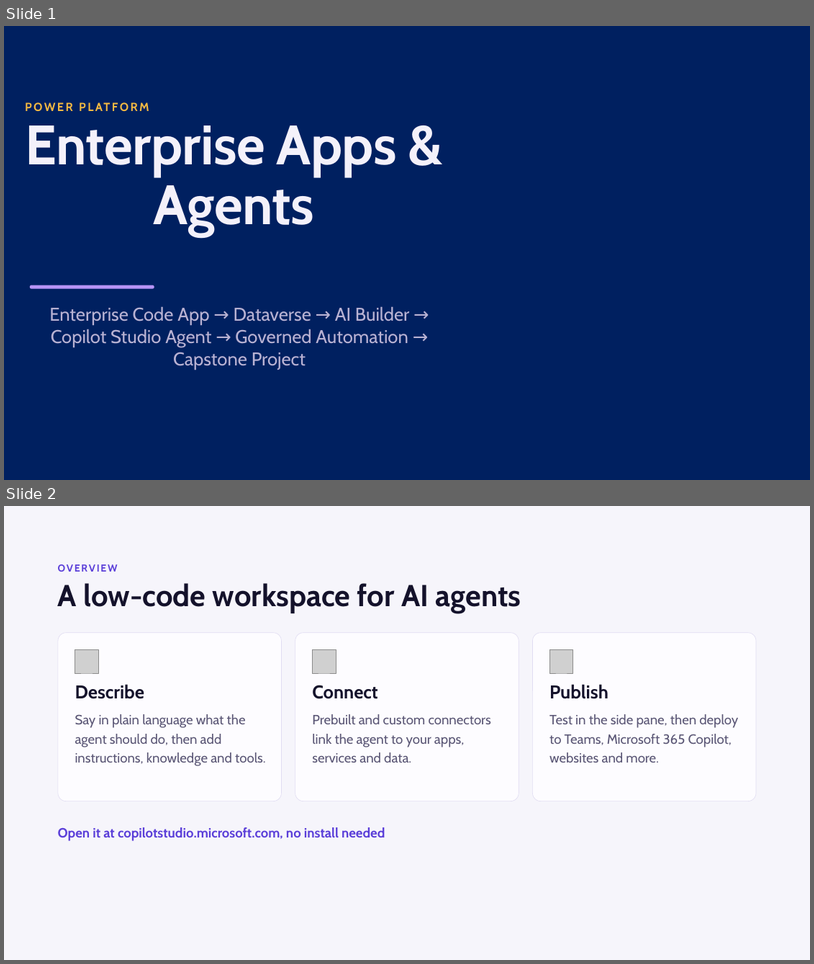
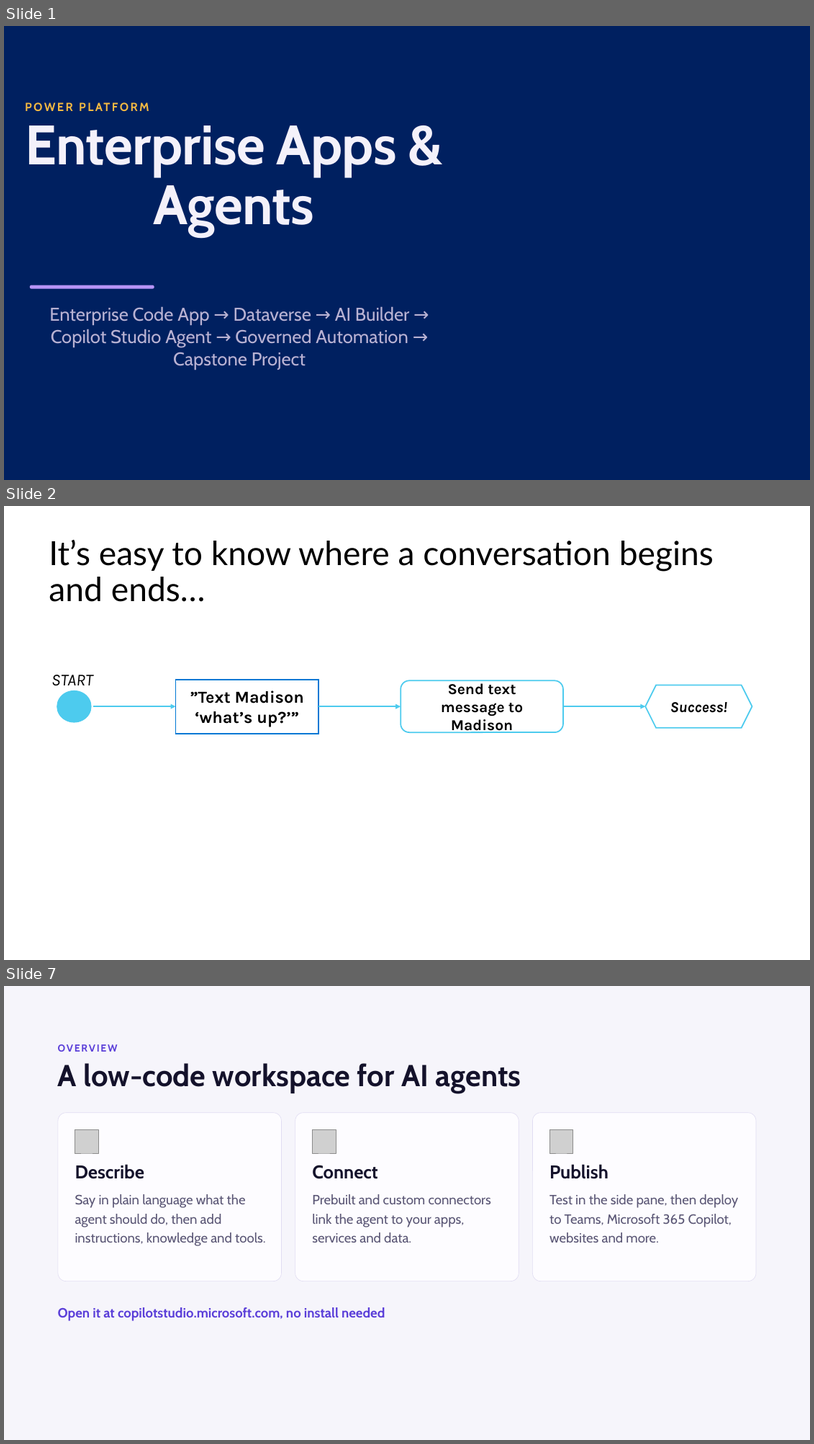
Before and after one commit to JPOWER4/Enterprise-Apps-Agents, a slide deck: Modeule 6 - Copilot Studio.pptx. Shown one above the other, each under a label of ours: slides 1 and 2 before the commit, slides 1, 2 and 7 after it; the slides between them are not shown. The pictures are 814x964 and 814x1444 pixels, drawn with LibreOffice and Linux fonts; fonts in the diff are those of the drawing; grey boxes stand for pictures; background and template pictures are left out. Boxes give left, top, right and bottom in pixels: in the first picture for what was removed or moved away, otherwise in the second. Text is boxed around its words. In the diff, an @@ line names an element or a change of style, - is before the commit and + after.

```diff
--- a/Modeule 6 - Copilot Studio.pptx
+++ b/Modeule 6 - Copilot Studio.pptx
@@ slide 2 added at bbox=[4, 506, 810, 960], background #FFFFFF @@
@@ title added at bbox=[49, 540, 714, 602], 39.6 pt, text #000000 @@
+It’s easy to know where a conversation begins and ends…
@@ text added at bbox=[52, 674, 93, 686], 20 pt, text #000000, italic @@
+START
@@ ellipse added at bbox=[57, 690, 91, 722], fill #4DCBEE, outline #4DCBEE 1 pt @@
@@ rectangle added at bbox=[176, 680, 319, 734], outline #0078D4 1.5 pt, 20 pt, text #000000, bold @@
+”Text Madison ‘what’s up?’”
@@ rounded rectangle added at bbox=[401, 680, 563, 732], outline #4DCBEE 1.5 pt, 18 pt, text #000000, bold @@
+Send text message to Madison
@@ hexagon added at bbox=[646, 685, 753, 728], outline #4DCBEE 1.5 pt, 18 pt, text #000000, bold, italic @@
+Success!
@@ arrow added from (93, 706) to (176, 706), #4DCBEE 1.5 pt @@
@@ arrow added from (319, 706) to (401, 706), #4DCBEE 1.5 pt @@
@@ arrow added from (563, 706) to (646, 706), #4DCBEE 1.5 pt @@
@@ what was slide 2 is now slide 7 @@
```
Also in this commit, not shown: 7 other slides added.
